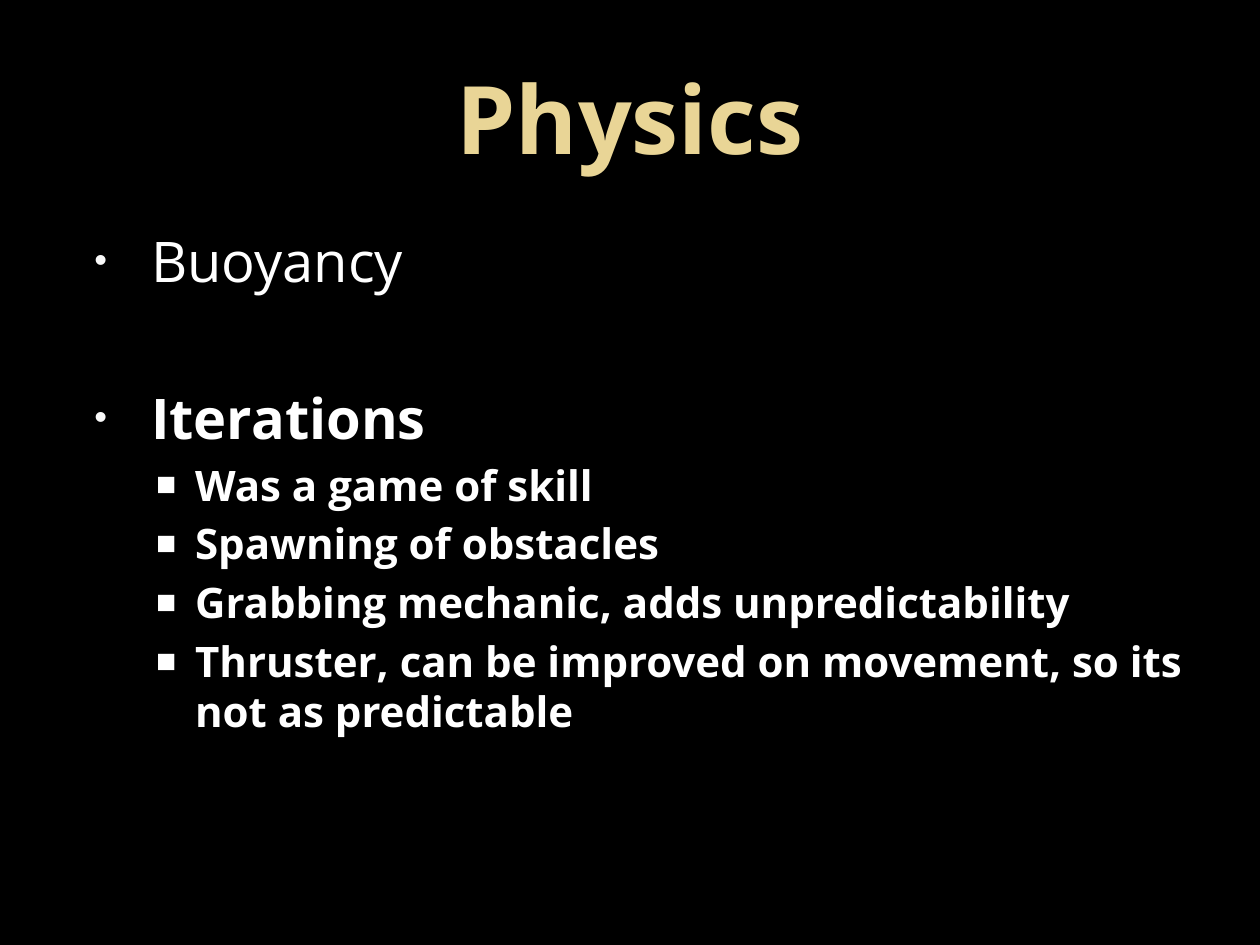
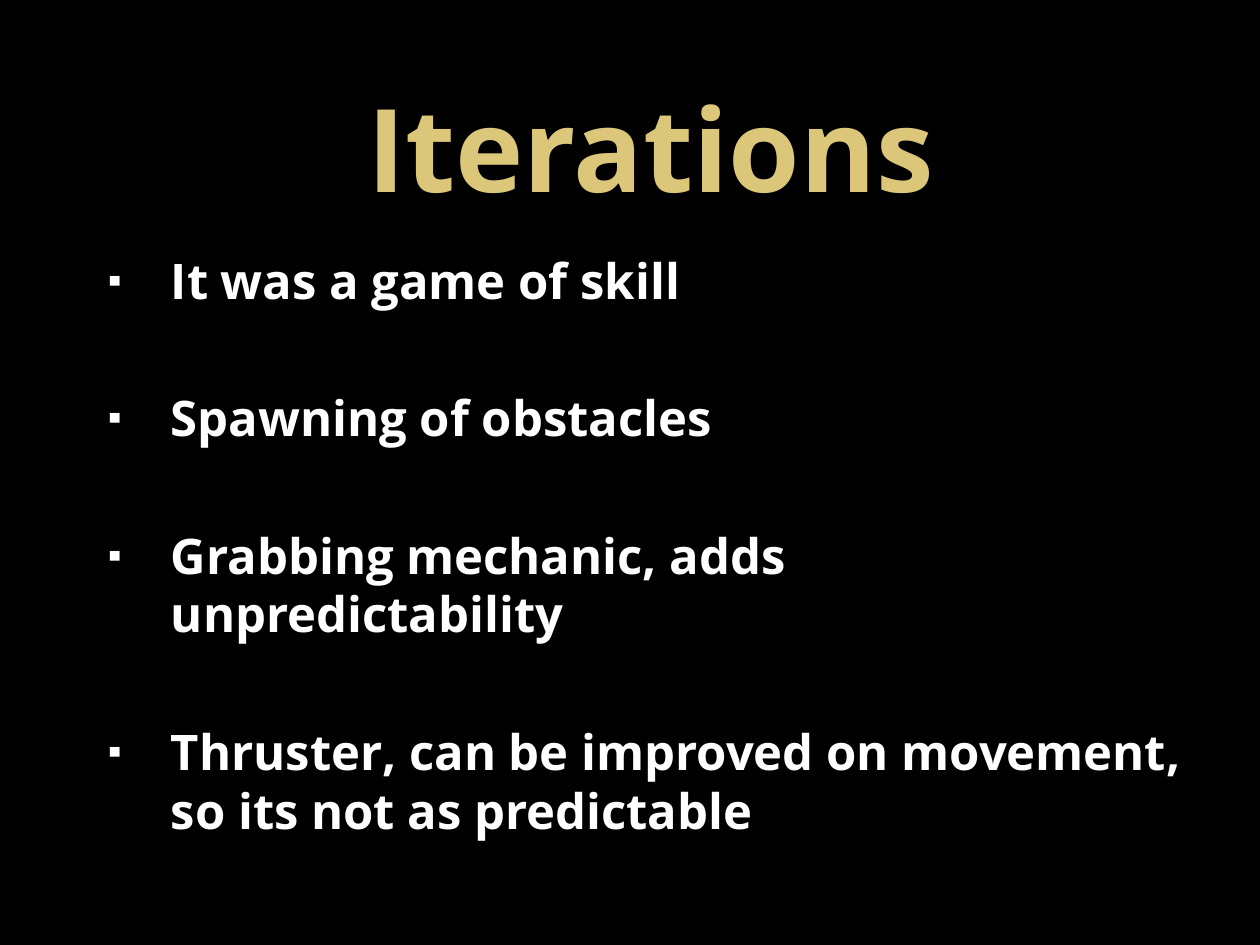
Before and after one commit to UoSGamesGroups/second-semester-level-4-5-s2-group-13, a slide deck: slide 7 of Group 13 Powerpoint presentation2.pptx (slide 6 before the commit). Drawn at 1260x945 pixels with LibreOffice and Linux fonts; fonts in the diff are those of the drawing. Boxes give left, top, right and bottom in pixels: in the first picture for what was removed or moved away, otherwise in the second. Text is boxed around its words. In the diff, an @@ line names an element or a change of style, - is before the commit and + after.

```diff
--- a/Group 13 Powerpoint presentation2.pptx
+++ b/Group 13 Powerpoint presentation2.pptx
@@ title removed at [457, 82, 803, 177] @@
-Physics
@@ title added at [367, 104, 933, 193], 66 pt, text #DCC679, bold @@
+Iterations
@@ text "It was a game of ...": place and size @@
-text "It was a game of ..." at [151, 242, 1182, 737]
+text "It was a game of ..." at [171, 261, 1181, 841]
@@ text at [171, 261, 680, 311]: text changed; size 32 to 28 pt @@
-• Buoyancy
-• Iterations
-  ■ Was a game of skill
+  ▪ It was a game of skill
@@ text at [171, 398, 1181, 841]: size 24 to 28 pt in "Spawning of obstacles", "Grabbing mechanic, adds unpredictability", "Thruster, can be improved on movement, so ..."; bullet ■ to ▪ @@
```
Also in this commit, not shown: 3 other slides changed, 1 slide added, 1 slide removed.
